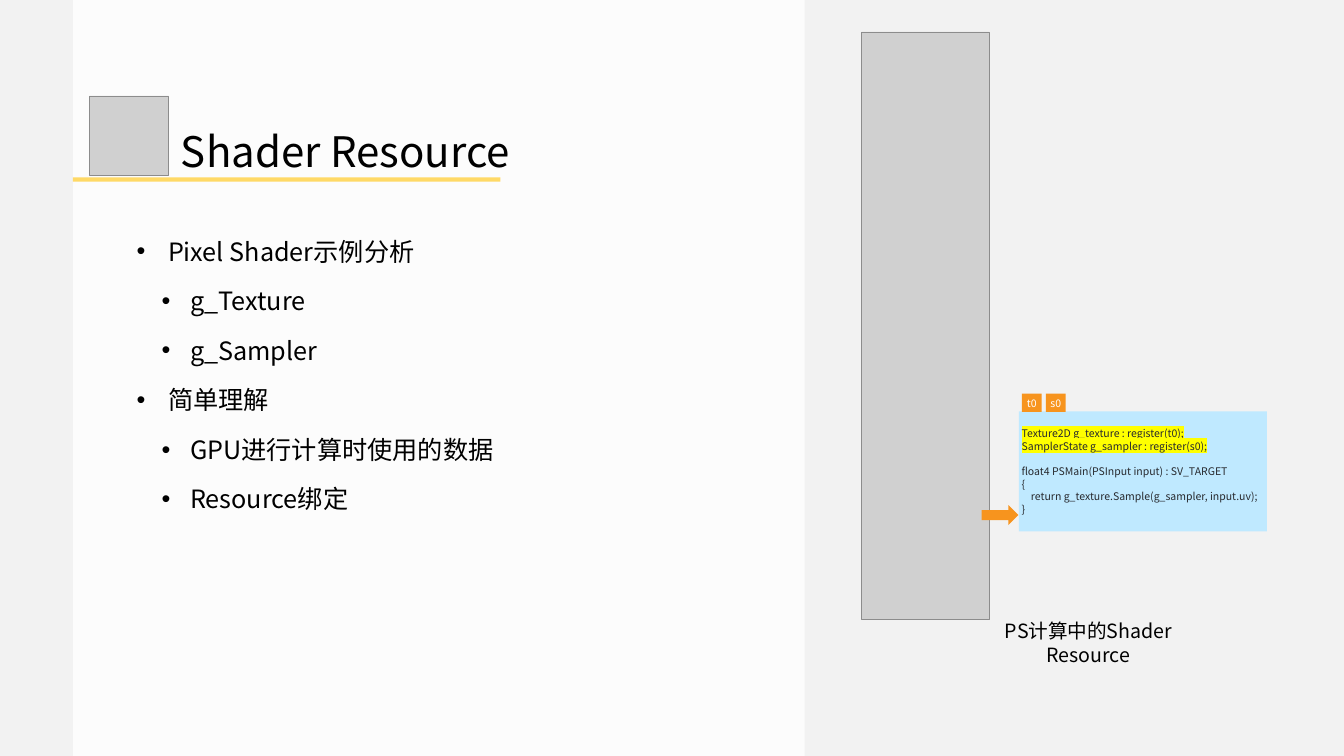
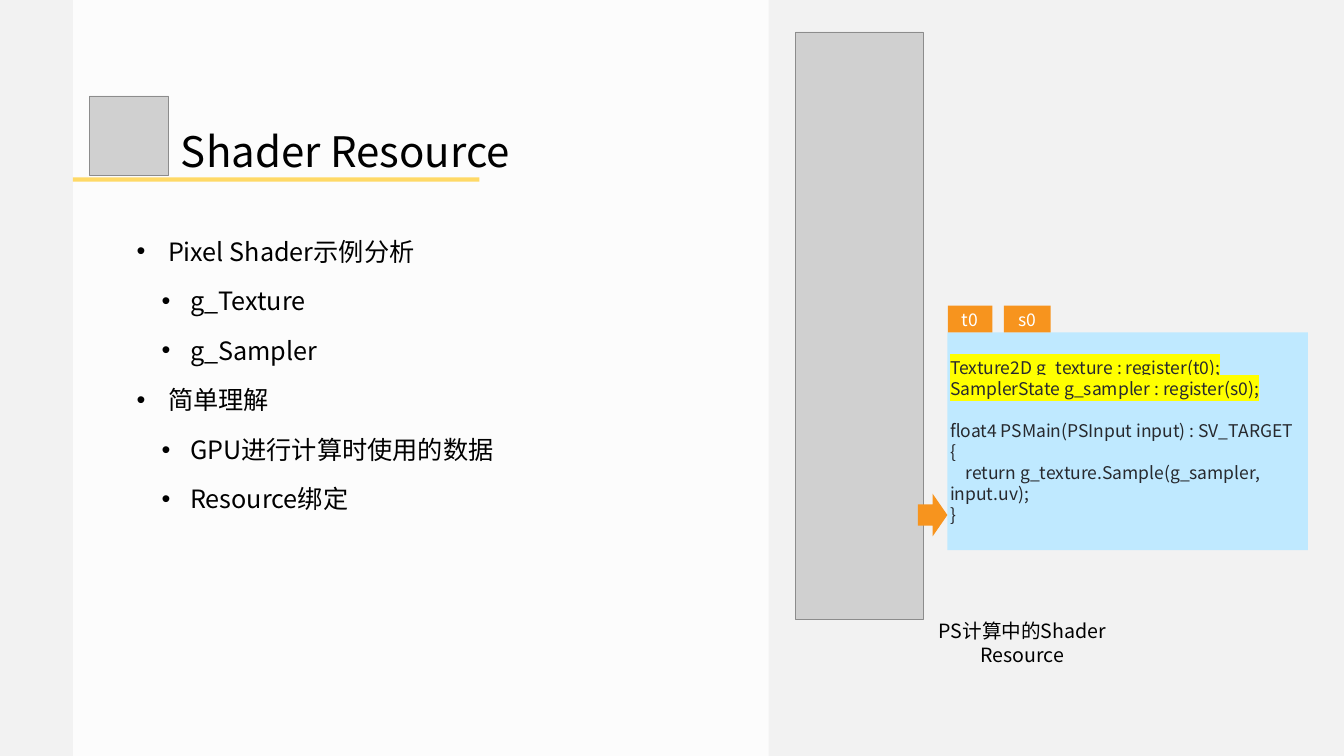
Before and after one commit to doomlover/KSGameEngineTutorials, a slide deck: slide 7 of PPTs/05.深入DX12绘制二.pptx. Drawn at 1344x756 pixels with LibreOffice and Linux fonts; fonts in the diff are those of the drawing; grey boxes stand for pictures. Boxes give left, top, right and bottom in pixels: in the first picture for what was removed or moved away, otherwise in the second. Text is boxed around its words. In the diff, an @@ line names an element or a change of style, - is before the commit and + after.

```diff
--- a/PPTs/05.深入DX12绘制二.pptx
+++ b/PPTs/05.深入DX12绘制二.pptx
@@ rectangle: place and size @@
-rectangle at [73,0,805,756]
+rectangle at [73,0,769,756]
@@ picture: place and size @@
-picture at [862,32,989,619]
+picture at [796,32,923,619]
@@ rectangle: place and size @@
-rectangle at [73,177,500,181]
+rectangle at [73,177,480,181]
@@ size 15 to 25 pt in 3 elements at [947,333,1308,550], [1004,305,1051,332], [948,305,992,332] @@
@@ rectangle "t0": place and size @@
-rectangle "t0" at [1022,394,1042,412]
+rectangle "t0" at [948,305,992,332]
@@ rectangle "s0": place and size @@
-rectangle "s0" at [1046,394,1065,412]
+rectangle "s0" at [1004,305,1051,332]
@@ rectangle "Texture2D g_texture : register(t0);": place and size @@
-rectangle "Texture2D g_texture : register(t0);" at [1018,411,1266,531]
+rectangle "Texture2D g_texture : register(t0);" at [947,333,1308,550]
@@ right arrow: place and size @@
-right arrow at [982,505,1018,525]
+right arrow at [918,494,947,537]
@@ text "PS计算中的Shader Resource": place and size @@
-text "PS计算中的Shader Resource" at [1005,621,1172,663]
+text "PS计算中的Shader Resource" at [939,621,1106,663]
```
Also in this commit, not shown: 15 other slides changed, 2 slides added, 2 slides removed.
